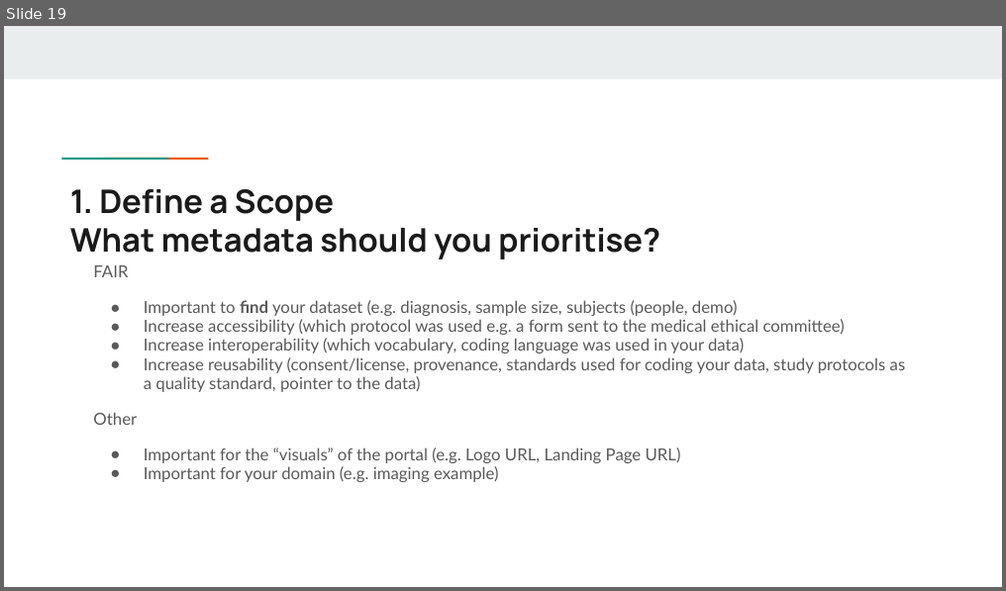
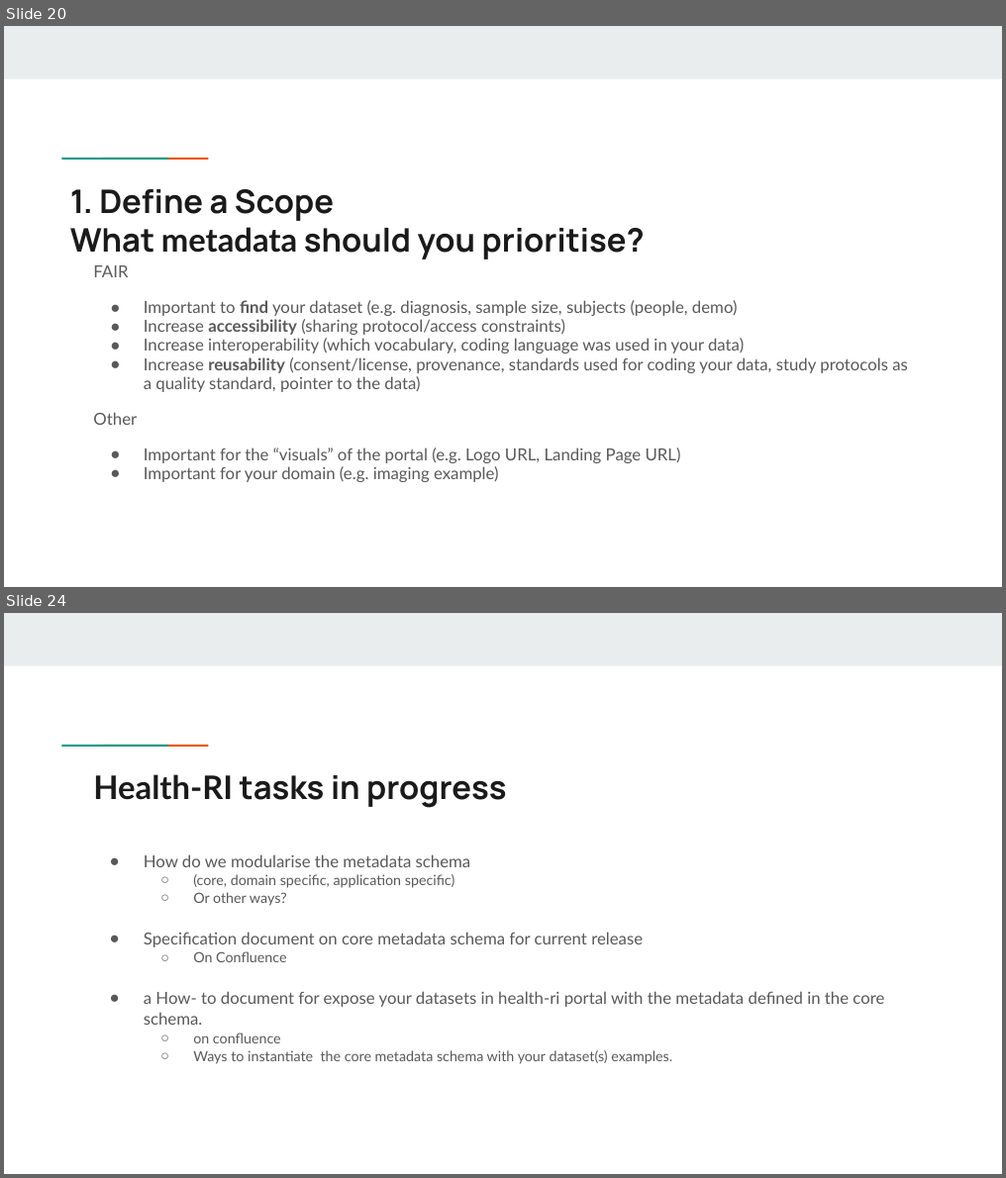
Before and after one commit to Health-RI/health-ri-metadata, a slide deck: Presentations/[DRAFT]HRI_Metadata_Schema_ImagingGroup_KickOff.pptx. Shown one above the other, each under a label of ours: slide 19 before the commit, slides 20 and 24 after it; the slides between them are not shown. The pictures are 1006x591 and 1006x1178 pixels, drawn with LibreOffice and Linux fonts; fonts in the diff are those of the drawing. Boxes give left, top, right and bottom in pixels: in the first picture for what was removed or moved away, otherwise in the second. Text is boxed around its words. In the diff, an @@ line names an element or a change of style, - is before the commit and + after.

```diff
--- a/Presentations/[DRAFT]HRI_Metadata_Schema_ImagingGroup_KickOff.pptx
+++ b/Presentations/[DRAFT]HRI_Metadata_Schema_ImagingGroup_KickOff.pptx
@@ slide 24 added at [4, 613, 1002, 1174], background #FFFFFF; not listed: 3 template elements that a slide beside it also shows @@
@@ title added at [93, 774, 506, 808], 23.4 pt, text #1A1A1A, bold @@
+Health-RI tasks in progress
@@ text added at [144, 855, 884, 1064], 12 pt, text #595959 @@
+● How do we modularise the metadata schema
+  ○ (core, domain specific, application specific)
+  ○ Or other ways?
+● Specification document on core metadata schema for current release
+  ○ On Confluence
+● a How- to document for expose your datasets in health-ri portal with the metadata defined in the core schema.
+  ○ on confluence
+  ○ Ways to instantiate the core metadata schema with your dataset(s) examples.
@@ what was slide 19 is now slide 20 @@
@@ slide 20 changed as well @@
@@ title "1. Define a Scope What ..." at [70, 189, 645, 260]: font Manrope to Lato in "metadata" @@
@@ text at [144, 319, 565, 335]: text changed @@
-● Increase accessibility (which protocol was used e.g. a form sent to the medical ethical committee)
+● Increase accessibility (sharing protocol/access constraints)
@@ text at [144, 358, 908, 392]: bold on in "reusability" @@
```
Also in this commit, not shown: 20 other slides changed, 3 other slides added, 4 slides removed, 1 other file.
